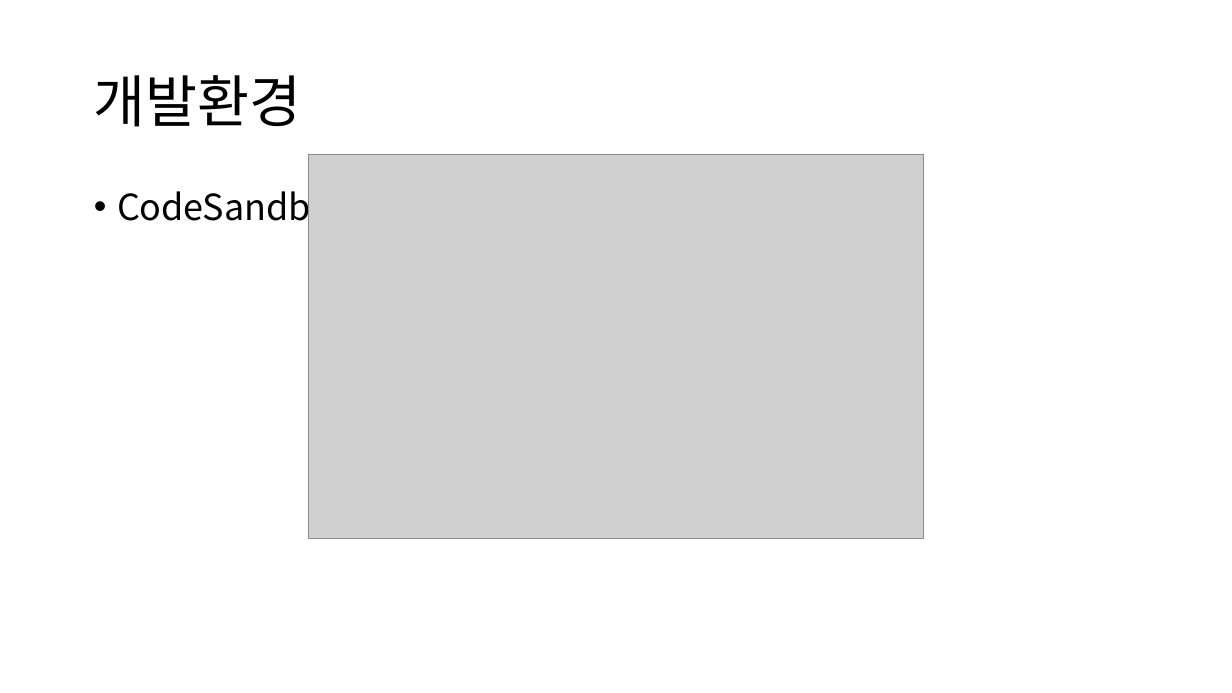
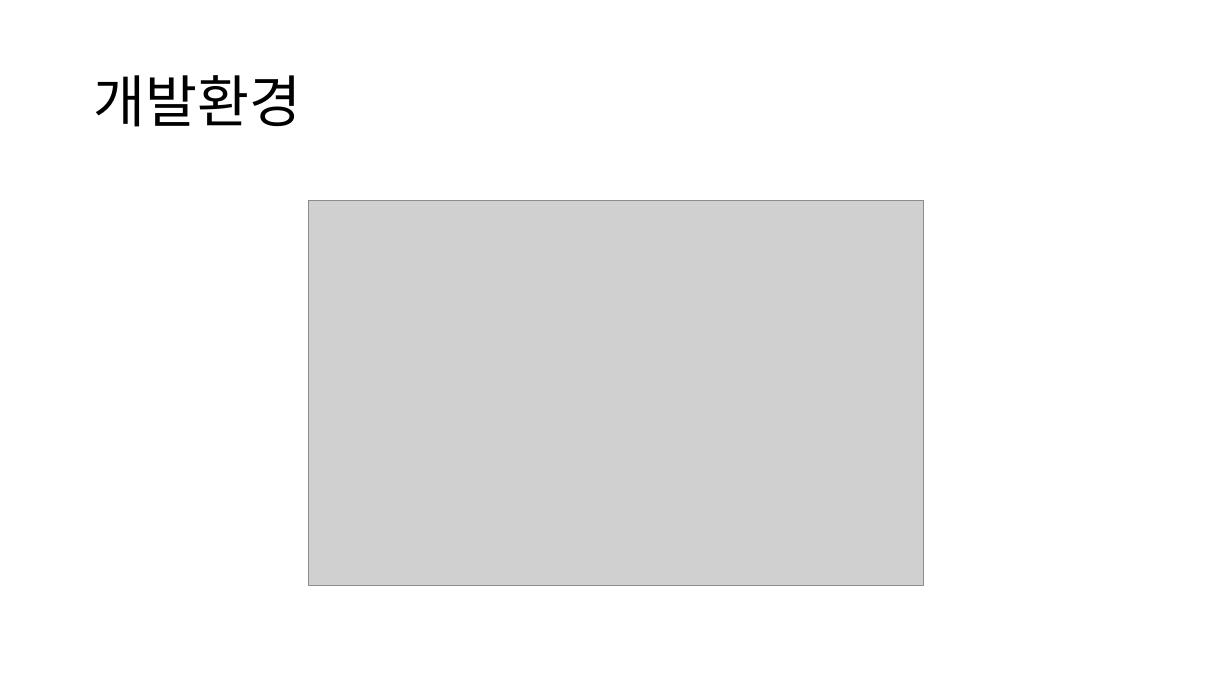
Before and after one commit to GNUCSAssistants/ver.2021_No_Base_ModernWeb, a slide deck: slide 6 of PPT/2. React Hook/0. OT.pptx. Drawn at 1232x693 pixels with LibreOffice and Linux fonts; fonts in the diff are those of the drawing; grey boxes stand for pictures. Boxes give left, top, right and bottom in pixels: in the first picture for what was removed or moved away, otherwise in the second. Text is boxed around its words. In the diff, an @@ line names an element or a change of style, - is before the commit and + after.

```diff
--- a/PPT/2. React Hook/0. OT.pptx
+++ b/PPT/2. React Hook/0. OT.pptx
@@ text removed at (x1=117, y1=183, x2=350, y2=229) @@
-• CodeSandbox
@@ picture moved from (x1=308, y1=154, x2=924, y2=540) to (x1=308, y1=201, x2=924, y2=586) @@
```
Also in this commit, not shown: 2 other slides changed, 11 other files.
